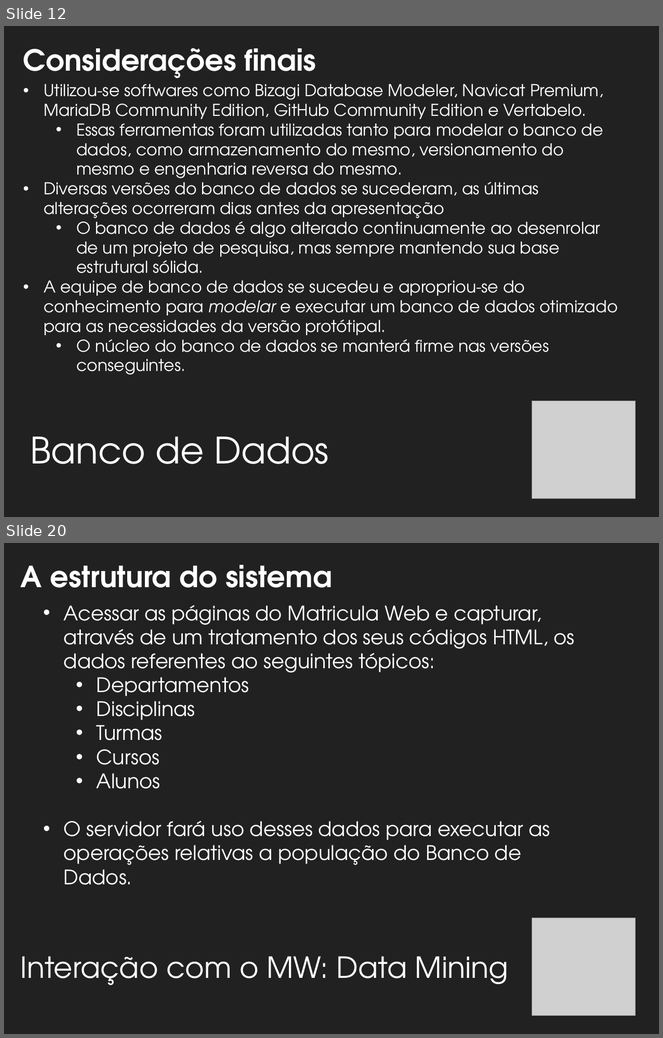
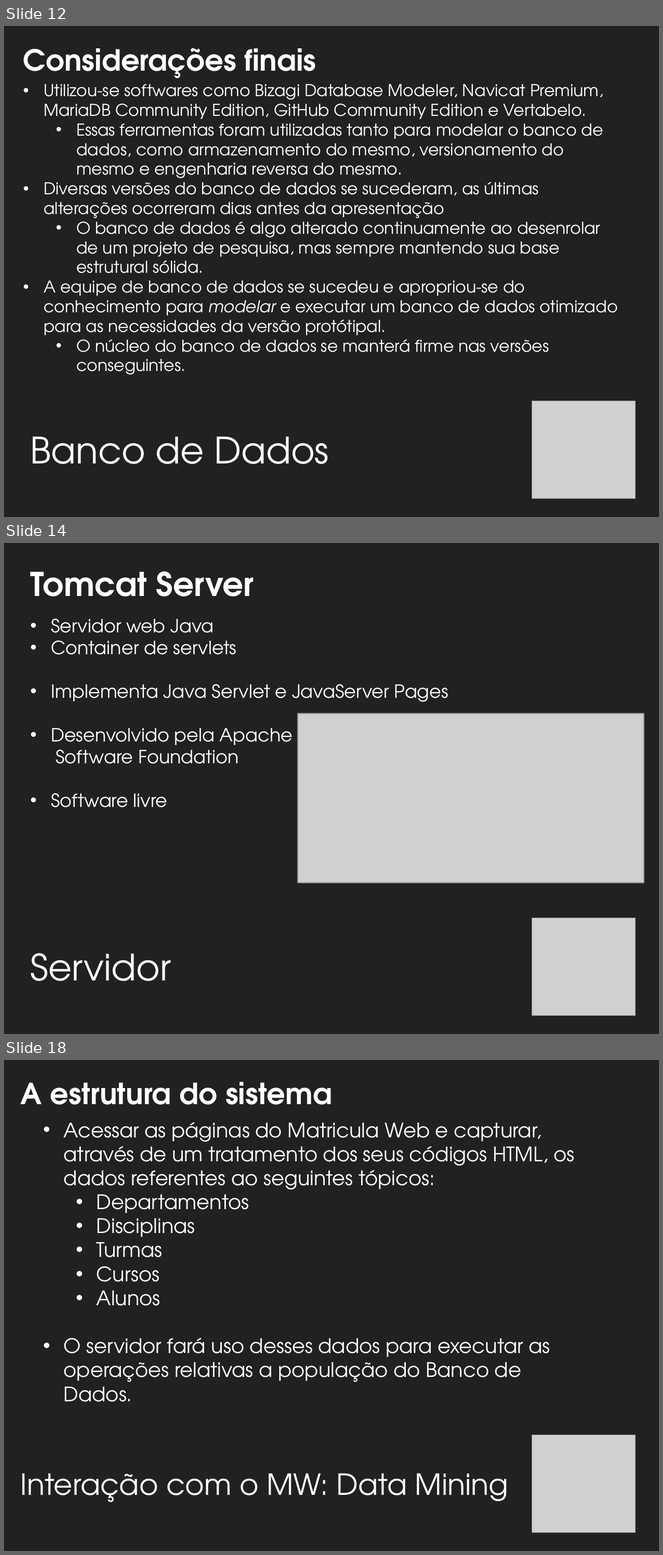
Before and after one commit to ovflowd/matriculeMe, a slide deck: Artefatos/ApresentaçãoFinal.pptx. Shown one above the other, each under a label of ours: slides 12 and 20 before the commit, slides 12, 14 and 18 after it; the slides between them are not shown. The pictures are 663x1038 and 663x1555 pixels, drawn with LibreOffice and Linux fonts; fonts in the diff are those of the drawing; grey boxes stand for pictures; background and template pictures are left out. Boxes give left, top, right and bottom in pixels: in the first picture for what was removed or moved away, otherwise in the second. Text is boxed around its words. In the diff, an @@ line names an element or a change of style, - is before the commit and + after.

```diff
--- a/Artefatos/ApresentaçãoFinal.pptx
+++ b/Artefatos/ApresentaçãoFinal.pptx
@@ slide 14 added at [4,543,659,1034], background #212121 @@
@@ text added at [31,571,254,597], 36 pt, text #FFFFFF, bold @@
+Tomcat Server
@@ text added at [51,618,449,808], 20 pt, text #FFFFFF @@
+• Servidor web Java
+• Container de servlets
+• Implementa Java Servlet e JavaServer Pages
+• Desenvolvido pela Apache
+Software Foundation
+• Software livre
@@ picture added at [297,714,644,883] @@
@@ picture added at [532,918,636,1016] @@
@@ text added at [31,953,171,981], 40 pt, text #FFFFFF @@
+Servidor
@@ what was slide 20 is now slide 18 @@
```
Also in this commit, not shown: 6 slides changed, 3 other slides added, 6 slides removed.
